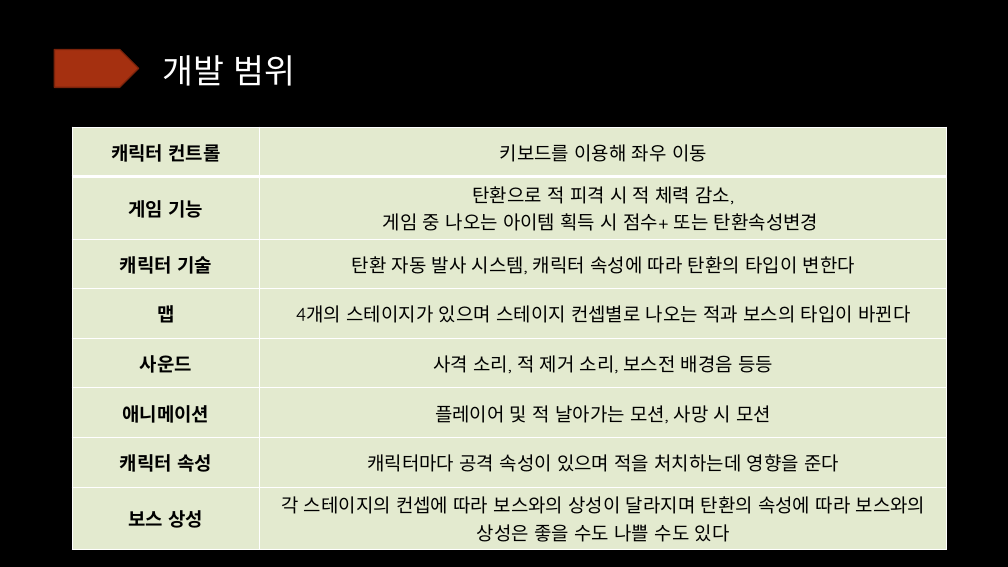
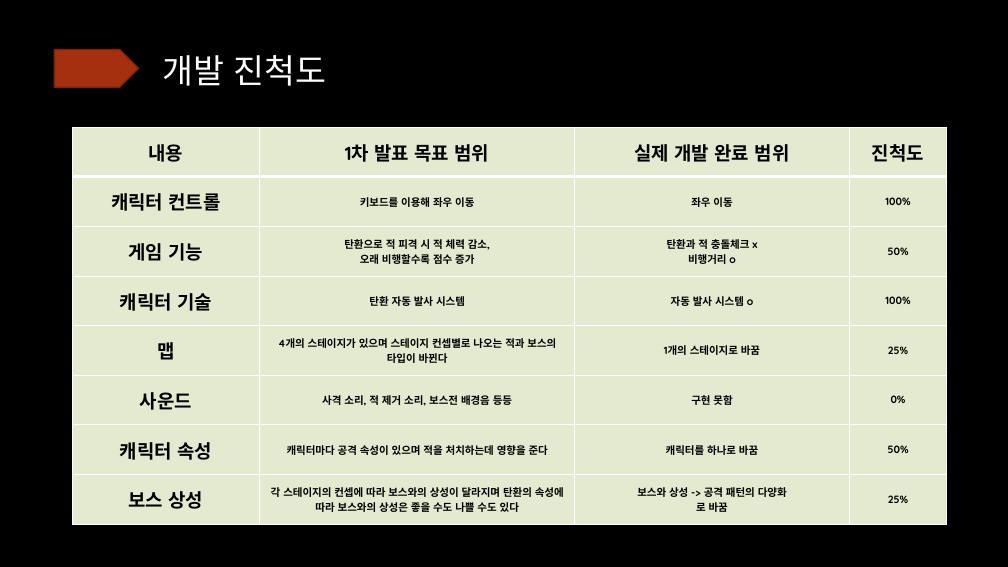
Before and after one commit to 2018180011woochan/2018180011---2DGP-GameProject, a slide deck: slide 2 of 2dgp.pptx (slide 3 before the commit). Drawn at 1008x567 pixels with LibreOffice and Linux fonts; fonts in the diff are those of the drawing. Boxes give left, top, right and bottom in pixels: in the first picture for what was removed or moved away, otherwise in the second. Text is boxed around its words. In the diff, an @@ line names an element or a change of style, - is before the commit and + after.

```diff
--- a/2dgp.pptx
+++ b/2dgp.pptx
@@ title at (162, 55, 327, 86): text changed @@
-개발 범위
+개발 진척도
@@ table at (72, 127, 947, 524) @@
-column 1: 캐릭터 컨트롤 | 게임 기능 | 캐릭터 기술 | 맵 | 사운드 | 애니메이션 | 캐릭터 속성 | 보스 상성
-column 2: 키보드를 이용해 좌우 이동 | 탄환으로 적 피격 시 적 체력 감소, / 게임 중 나오는 아이템 획득 시 점수+ 또는 탄환속성변경 | 탄환 자동 발사 시스템, 캐릭터 속성에 따라 탄환의 타입이 변한다 | 4개의 스테이지가 있으며 스테이지 컨셉별로 나오는 적과 보스의 타입이 바뀐다 | 사격 소리, 적 제거 소리, 보스전 배경음 등등 | 플레이어 및 적 날아가는 모션, 사망 시 모션 | 캐릭터마다 공격 속성이 있으며 적을 처치하는데 영향을 준다 | 각 스테이지의 컨셉에 따라 보스와의 상성이 달라지며 탄환의 속성에 따라 보스와의 상성은 좋을 수도 나쁠 수도 있다
+column 1: 내용 | 캐릭터 컨트롤 | 게임 기능 | 캐릭터 기술 | 맵 | 사운드 | 캐릭터 속성 | 보스 상성
+column 2: 1차 발표 목표 범위 | 키보드를 이용해 좌우 이동 | 탄환으로 적 피격 시 적 체력 감소, / 오래 비행할수록 점수 증가 | 탄환 자동 발사 시스템 | 4개의 스테이지가 있으며 스테이지 컨셉별로 나오는 적과 보스의 타입이 바뀐다 | 사격 소리, 적 제거 소리, 보스전 배경음 등등 | 캐릭터마다 공격 속성이 있으며 적을 처치하는데 영향을 준다 | 각 스테이지의 컨셉에 따라 보스와의 상성이 달라지며 탄환의 속성에 따라 보스와의 상성은 좋을 수도 나쁠 수도 있다
+column 3: 실제 개발 완료 범위 | 좌우 이동 | 탄환과 적 충돌체크 x / 비행거리 o | 자동 발사 시스템 o | 1개의 스테이지로 바꿈 | 구현 못함 | 캐릭터를 하나로 바꿈 | 보스와 상성 -> 공격 패턴의 다양화 / 로 바꿈
+column 4: 진척도 | 100% | 50% | 100% | 25% | 0% | 50% | 25%
```
Also in this commit, not shown: 2 slides removed, 12 other files.
